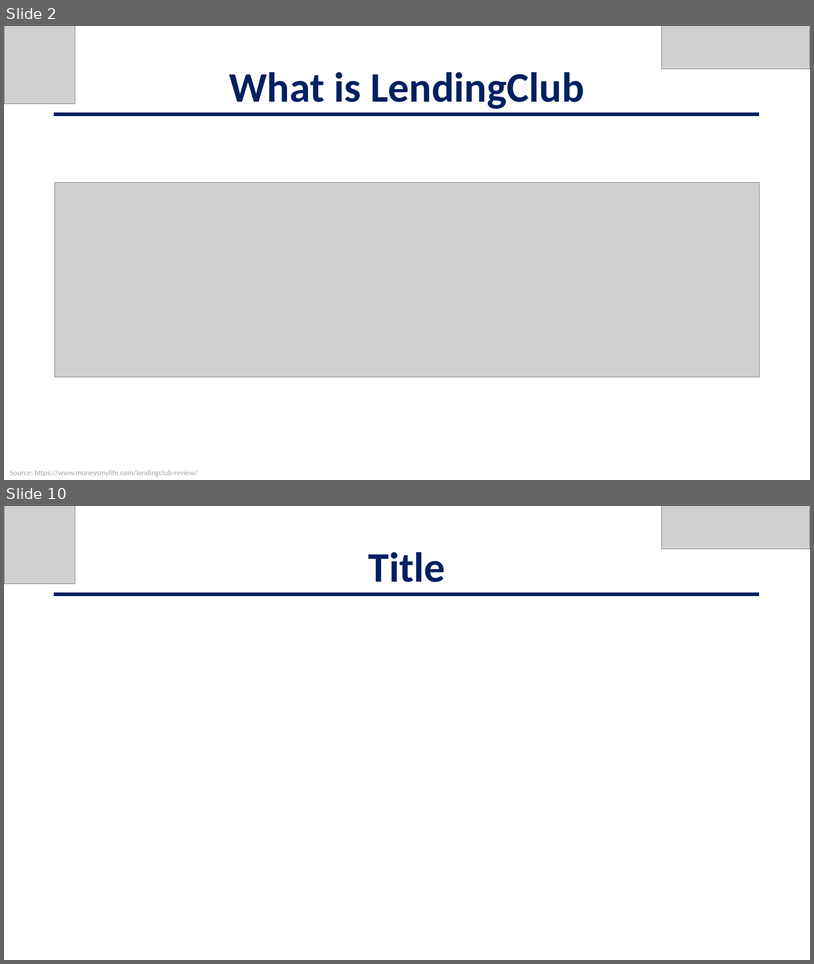
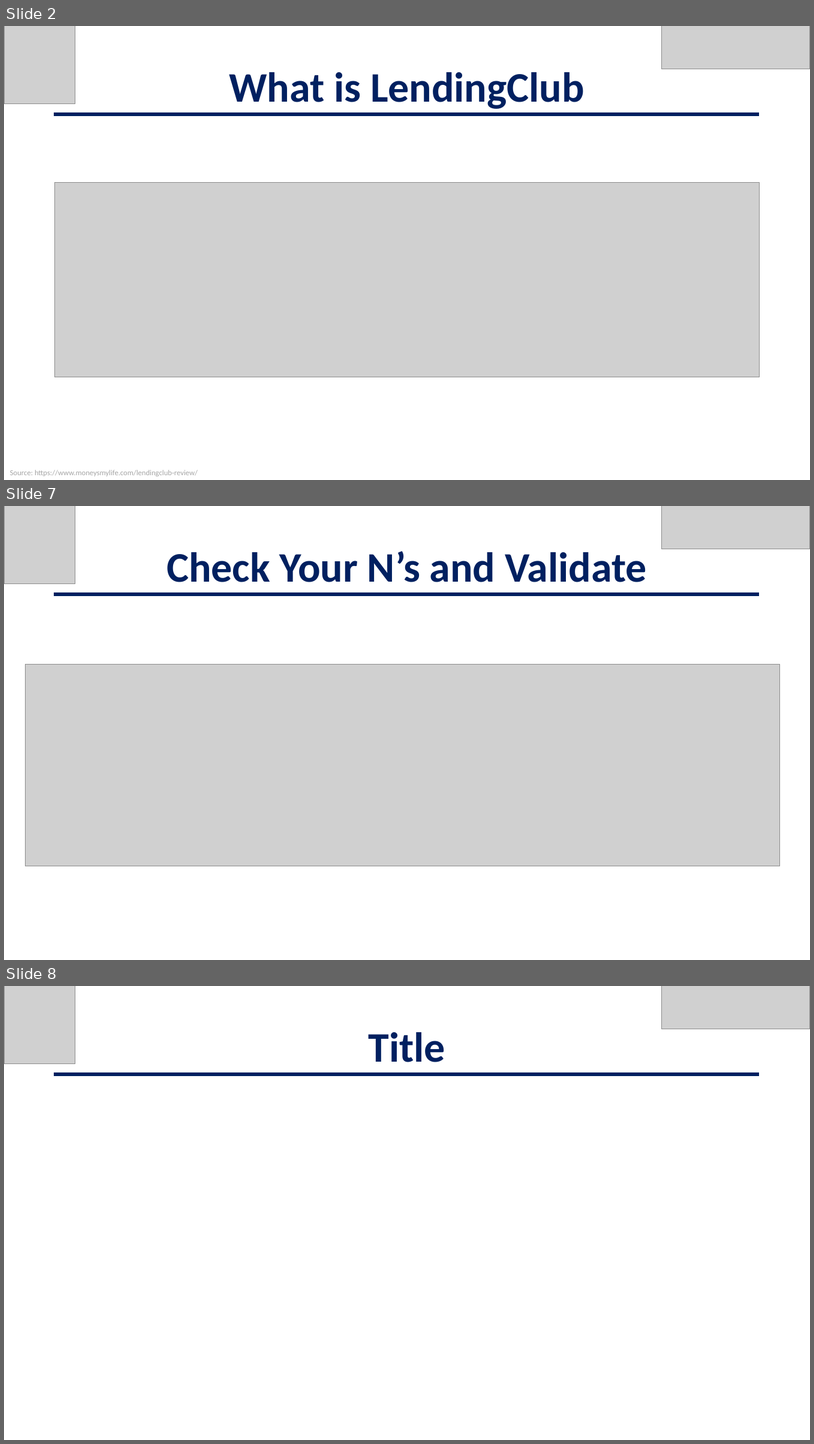
Before and after one commit to jschild01/JMB_DATS_6101, a slide deck: EDA_LendingClub_Slides_Shell.pptx. Shown one above the other, each under a label of ours: slides 2 and 10 before the commit, slides 2, 7 and 8 after it; the slides between them are not shown. The pictures are 814x964 and 814x1444 pixels, drawn with LibreOffice and Linux fonts; fonts in the diff are those of the drawing; grey boxes stand for pictures. Boxes give left, top, right and bottom in pixels: in the first picture for what was removed or moved away, otherwise in the second. Text is boxed around its words. In the diff, an @@ line names an element or a change of style, - is before the commit and + after.

```diff
--- a/EDA_LendingClub_Slides_Shell.pptx
+++ b/EDA_LendingClub_Slides_Shell.pptx
@@ slide 7 added at (4,506,810,960), background #FFFFFF @@
@@ picture added at (4,506,75,584) @@
@@ picture added at (662,506,810,549) @@
@@ text added at (167,551,647,582), 50 pt, text #002060, bold @@
+Check Your N’s and Validate
@@ line added from (54, 594) to (759, 594), #002060 4.5 pt @@
@@ picture added at (25,664,781,865) @@
@@ what was slide 10 is now slide 8 @@
```
Also in this commit, not shown: 2 slides changed, 2 other slides added, 5 slides removed.
